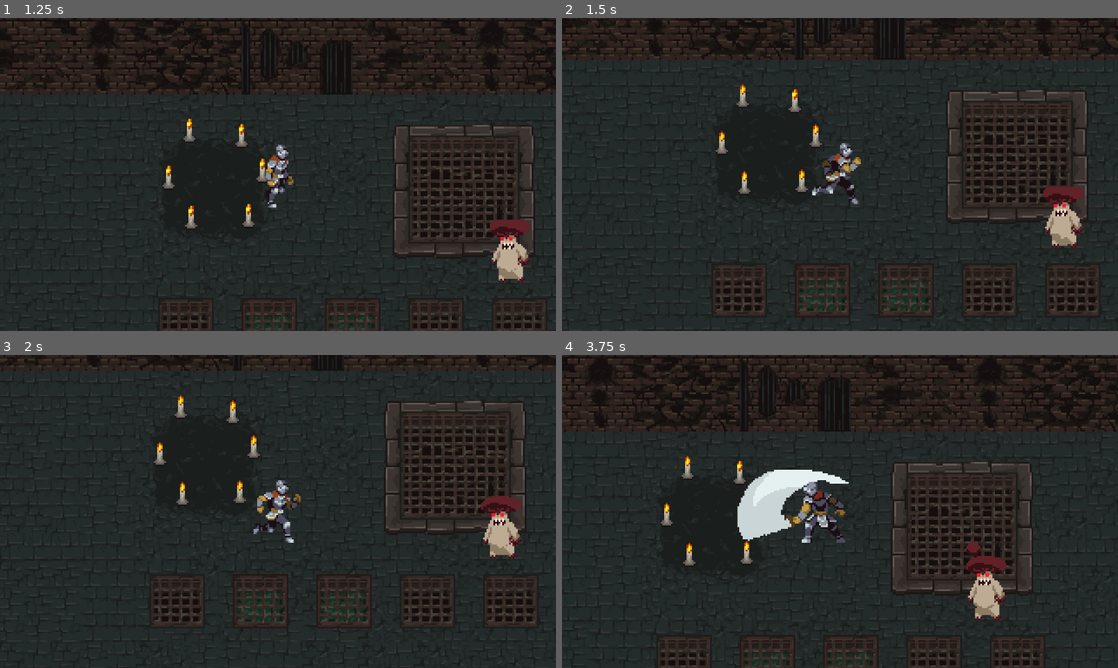
Above: before the commit, frames 1-4 (two rows, left to right).
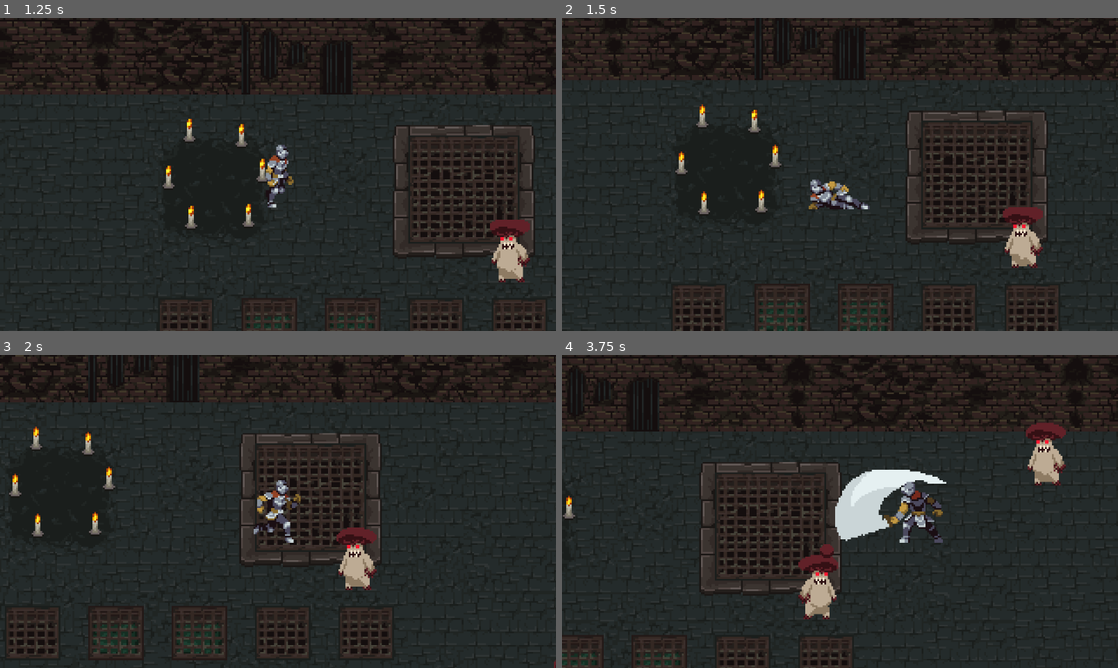
Above: after the commit, the same moments.

Repository: banyaroo26/dungeon-prototype
Game: Godot game, scene res://world.tscn
Same seed, same stepped clock (60 frames per second), same inputs: the game is played once before the commit and once after it.
Inputs (mouse positions are in pixels of both pictures, inside the frame that each line leads up to):
- Up to frame 1 (1.25 s): move the mouse to (400, 158) at 0.52 s; hold D (right) from 0.53 s (still down); click (400, 158) at 0.6 s; tap Shift (slide, bound only after the commit) at 0.8 s
- Up to frame 2 (1.5 s): move the mouse to (728, 190) at 1.27 s; release D (right) at 1.28 s; hold S (down) from 1.28 s (still down); tap Shift (slide, bound only after the commit) at 1.35 s
- Up to frame 3 (2 s): keep holding S (down); click (166, 527) at 1.55 s
- Up to frame 4 (3.75 s): move the mouse to (895, 442) at 2.02 s; release S (down) at 2.03 s; hold D (right) 2.03-2.78 s; click (895, 442) at 2.1 s; tap Shift (slide, bound only after the commit) at 2.3, 2.85 s; move the mouse to (812, 574) at 2.77 s; hold W (up) 2.78-3.53 s; click (812, 574) at 3.05 s; move the mouse to (1006, 558) at 3.52 s; hold A (left) from 3.53 s (still down); click (1006, 558) at 3.6 s

Frame 1 is identical in both runs. In frame 2, 16% of the frame differs, in the area x 0-100%, y 0-100%; in frame 3, 17%; in frame 4, 20%.

Commit message:
adds sliding and music

Diff:
--- a/Scripts/character.gd
+++ b/Scripts/character.gd
@@ -7,14 +7,21 @@
 @onready var hurt_sprite   = get_node("HurtSprite")
 @onready var die_sprite    = get_node("DieSprite")
 
+# body collision shape of character
 @onready var damage_coll  = get_node("CollisionShape2D")
+
+# attack collision area of character
 @onready var attack_area  = get_node("Area2D")
+# attack collision shape of character
 @onready var attack_coll  = attack_area.get_node("CollisionShape2D")
 
 var health
 var damage
+var right_flipped
 var continue_process = true
 
+# if body collision shape enters attack collison area,
+# body gets damaged, damage value is from attack area owner
 func _on_area_2d_body_entered(body):
 	body.takeDamage(damage)
 
@@ -29,6 +36,7 @@
 	reduceHealth(damage)
 	getHurt()
 
+# plays idle animation after hurt animation is done
 func getHurtAfter():
 	continue_process = true
 	playIdle()
@@ -121,6 +129,7 @@
 	hurt_sprite.flip_h = false
 	die_sprite.flip_h = false
 	attack_area.scale.x = 1
+	right_flipped = true
 
 func flipLeft():
 	run_sprite.flip_h = true
@@ -129,3 +138,4 @@
 	hurt_sprite.flip_h = true
 	die_sprite.flip_h = true
 	attack_area.scale.x = -1
+	right_flipped = false
--- a/Scripts/player.gd
+++ b/Scripts/player.gd
@@ -1,6 +1,11 @@
 class_name Player extends Character
 
+@onready var slide_sprite = get_node("SlideSprite")
+@onready var slide_timer = get_node("SlideTimer")
+
 const SPEED = 100
+const SLIDE_SPEED = 200
+var sliding = false
 
 func takeDamage(damage):
 	super.reduceHealth(damage)
@@ -20,8 +25,37 @@
 
 func _process(delta):
 	super._process(delta)
+
+	if sliding:
+		if(right_flipped):
+			velocity = Vector2(1,0).normalized() * SLIDE_SPEED
+			move_and_slide()
+		else:
+			velocity = Vector2(-1,0).normalized() * SLIDE_SPEED
+			move_and_slide()
+
 	if continue_process:
-		if Input.is_action_pressed("right"):
+		if Input.is_action_pressed("right") && Input.is_action_pressed("up"):
+			enableRun()
+			velocity = Vector2(1,-1).normalized() * SPEED
+			flipRight()
+			animation.play("run")
+		elif Input.is_action_pressed("right") && Input.is_action_pressed("down"):
+			enableRun()
+			velocity = Vector2(1,1).normalized() * SPEED
+			flipRight()
+			animation.play("run")
+		elif Input.is_action_pressed("left") && Input.is_action_pressed("up"):
+			enableRun()
+			velocity = Vector2(-1,-1).normalized() * SPEED
+			flipLeft()
+			animation.play("run")
+		elif Input.is_action_pressed("left") && Input.is_action_pressed("down"):
+			enableRun()
+			velocity = Vector2(-1,1).normalized() * SPEED
+			flipLeft()
+			animation.play("run")
+		elif Input.is_action_pressed("right"):
 			enableRun()
 			velocity = Vector2(1,0).normalized() * SPEED
 			flipRight()
@@ -47,4 +81,70 @@
 		if Input.is_action_just_pressed("attack"):
 			executeAttack()
 
+		if Input.is_action_just_pressed("slide"):
+			executeSlide()
+
 		move_and_slide()
+
+func enableAttack():
+	super.enableAttack()
+	slide_sprite.visible = false
+
+func enableHurt():
+	super.enableHurt()
+	slide_sprite.visible = false
+
+func enableDie():
+	super.enableDie()
+	slide_sprite.visible = false
+
+func enableIdle():
+	super.enableIdle()
+	slide_sprite.visible = false
+
+func enableRun():
+	super.enableRun()
+	slide_sprite.visible = false
+
+func enableSlide():
+	die_sprite.visible = false
+	hurt_sprite.visible = false
+	attack_sprite.visible = false
+	idle_sprite.visible = false
+	run_sprite.visible = false
+	slide_sprite.visible = true
+
+func playSlide():
+	enableSlide()
+	animation.play("slide")
+
+func executeSlide():
+	continue_process = false
+	sliding = true
+	playSlide()
+	slide_timer.start()
+
+# while slide_timer is running
+func _on_animation_player_animation_finished(x):
+	# after slide animation is done, 2 frames will be looped until
+	# slide_timer ends
+	if(x == "slide"):
+		animation.play("slideloop")
+
+# when slide_timer ends
+func _on_slide_timer_timeout():
+	sliding = false
+	animation.play("slideend")
+
+# after slideends animation is done
+func executeSlideAfter():
+	continue_process = true
+	pass
+
+func flipRight():
+	super.flipRight();
+	slide_sprite.flip_h = false
+
+func flipLeft():
+	super.flipLeft()
+	slide_sprite.flip_h = true
--- /dev/null
+++ b/bat.tscn
@@ -0,0 +1,94 @@
+[gd_scene load_steps=7 format=3 uid="uid://ce738r42vpbit"]
+
+[ext_resource type="Texture2D" uid="uid://c7e3buljsqh0d" path="res://Assets/batIdle.png" id="2_qo1as"]
+
+[sub_resource type="GDScript" id="GDScript_yimbe"]
+script/source = "class_name Bat extends AirBorne
+
+func _ready():
+	const SPEED = 30
+	health = 10
+	damage = 10
+"
+
+[sub_resource type="Animation" id="Animation_tkw3f"]
+resource_name = "IdleLeft"
+length = 0.8
+tracks/0/type = "value"
+tracks/0/imported = false
+tracks/0/enabled = true
+tracks/0/path = NodePath("IdleRightSprite:frame")
+tracks/0/interp = 1
+tracks/0/loop_wrap = true
+tracks/0/keys = {
+"times": PackedFloat32Array(0, 0.1, 0.2, 0.3, 0.4, 0.5, 0.6, 0.7),
+"transitions": PackedFloat32Array(1, 1, 1, 1, 1, 1, 1, 1),
+"update": 1,
+"values": [0, 1, 2, 3, 4, 5, 6, 7]
+}
+
+[sub_resource type="Animation" id="Animation_shwak"]
+resource_name = "IdleRight"
+length = 0.8
+loop_mode = 1
+tracks/0/type = "value"
+tracks/0/imported = false
+tracks/0/enabled = true
+tracks/0/path = NodePath("IdleRightSprite:frame")
+tracks/0/interp = 1
+tracks/0/loop_wrap = true
+tracks/0/keys = {
+"times": PackedFloat32Array(0, 0.1, 0.2, 0.3, 0.4, 0.5, 0.6, 0.7),
+"transitions": PackedFloat32Array(1, 1, 1, 1, 1, 1, 1, 1),
+"update": 0,
+"values": [0, 1, 2, 3, 4, 5, 6, 7]
+}
+tracks/1/type = "value"
+tracks/1/imported = false
+tracks/1/enabled = true
+tracks/1/path = NodePath("IdleRightSprite:visible")
+tracks/1/interp = 1
+tracks/1/loop_wrap = true
+tracks/1/keys = {
+"times": PackedFloat32Array(0),
+"transitions": PackedFloat32Array(1),
+"update": 1,
+"values": [true]
+}
+
+[sub_resource type="Animation" id="Animation_0amoi"]
+length = 0.001
+tracks/0/type = "value"
+tracks/0/imported = false
+tracks/0/enabled = true
+tracks/0/path = NodePath("IdleRightSprite:frame")
+tracks/0/interp = 1
+tracks/0/loop_wrap = true
+tracks/0/keys = {
+"times": PackedFloat32Array(0),
+"transitions": PackedFloat32Array(1),
+"update": 0,
+"values": [0]
+}
+
+[sub_resource type="AnimationLibrary" id="AnimationLibrary_2kuv7"]
+_data = {
+"IdleLeft": SubResource("Animation_tkw3f"),
+"IdleRight": SubResource("Animation_shwak"),
+"RESET": SubResource("Animation_0amoi")
+}
+
+[node name="bat" type="CharacterBody2D"]
+script = SubResource("GDScript_yimbe")
+
+[node name="IdleRightSprite" type="Sprite2D" parent="."]
+texture_filter = 1
+texture = ExtResource("2_qo1as")
+flip_h = true
+hframes = 8
+metadata/_edit_group_ = true
+
+[node name="AnimationPlayer" type="AnimationPlayer" parent="."]
+libraries = {
+"": SubResource("AnimationLibrary_2kuv7")
+}
--- a/player.tscn
+++ b/player.tscn
@@ -6,6 +6,7 @@
 [ext_resource type="Texture2D" uid="uid://sbslesdd5wmq" path="res://Assets/playerAttack.png" id="4_ma74k"]
 [ext_resource type="Texture2D" uid="uid://bx7du58h0nune" path="res://Assets/playerHurt.png" id="5_wsgif"]
 [ext_resource type="Texture2D" uid="uid://dsb0q0eihs2dt" path="res://Assets/playerDie.png" id="6_t7mla"]
+[ext_resource type="Texture2D" uid="uid://bctyt3cek3utd" path="res://Assets/playerSlide.png" id="7_vgbfr"]
 
 [sub_resource type="RectangleShape2D" id="RectangleShape2D_ji66u"]
 size = Vector2(29, 32)
@@ -82,6 +83,18 @@
 "times": PackedFloat32Array(0),
 "transitions": PackedFloat32Array(1),
 "update": 1,
+"values": [0]
+}
+tracks/6/type = "value"
+tracks/6/imported = false
+tracks/6/enabled = true
+tracks/6/path = NodePath("SlideSprite:frame")
+tracks/6/interp = 1
+tracks/6/loop_wrap = true
+tracks/6/keys = {
+"times": PackedFloat32Array(0),
+"transitions": PackedFloat32Array(1),
+"update": 0,
 "values": [0]
 }
 
@@ -221,6 +234,93 @@
 "values": [0, 1, 2, 3, 4, 5, 6, 7, 8, 9]
 }
 
+[sub_resource type="Animation" id="Animation_u850r"]
+resource_name = "slide"
+length = 0.2
+tracks/0/type = "value"
+tracks/0/imported = false
+tracks/0/enabled = true
+tracks/0/path = NodePath("SlideSprite:frame")
+tracks/0/interp = 1
+tracks/0/loop_wrap = true
+tracks/0/keys = {
+"times": PackedFloat32Array(0, 0.1, 0.2),
+"transitions": PackedFloat32Array(1, 1, 1),
+"update": 0,
+"values": [0, 1, 2]
+}
+tracks/1/type = "value"
+tracks/1/imported = false
+tracks/1/enabled = true
+tracks/1/path = NodePath("CollisionShape2D:disabled")
+tracks/1/interp = 1
+tracks/1/loop_wrap = true
+tracks/1/keys = {
+"times": PackedFloat32Array(0),
+"transitions": PackedFloat32Array(1),
+"update": 1,
+"values": [true]
+}
+
+[sub_resource type="Animation" id="Animation_wwtsr"]
+resource_name = "slideend"
+length = 0.1
+loop_mode = 1
+tracks/0/type = "value"
+tracks/0/imported = false
+tracks/0/enabled = true
+tracks/0/path = NodePath("SlideSprite:frame")
+tracks/0/interp = 1
+tracks/0/loop_wrap = true
+tracks/0/keys = {
+"times": PackedFloat32Array(0),
+"transitions": PackedFloat32Array(1),
+"update": 1,
+"values": [3]
+}
+tracks/1/type = "method"
+tracks/1/imported = false
+tracks/1/enabled = true
+tracks/1/path = NodePath(".")
+tracks/1/interp = 1
+tracks/1/loop_wrap = true
+tracks/1/keys = {
+"times": PackedFloat32Array(0.1),
+"transitions": PackedFloat32Array(1),
+"values": [{
+"args": [],
+"method": &"executeSlideAfter"
+}]
+}
+tracks/2/type = "value"
+tracks/2/imported = false
+tracks/2/enabled = true
+tracks/2/path = NodePath("CollisionShape2D:disabled")
+tracks/2/interp = 1
+tracks/2/loop_wrap = true
+tracks/2/keys = {
+"times": PackedFloat32Array(0.1),
+"transitions": PackedFloat32Array(1),
+"update": 1,
+"values": [false]
+}
+
+[sub_resource type="Animation" id="Animation_veuyi"]
+resource_name = "slideloop"
+length = 0.2
+tracks/0/type = "value"
+tracks/0/imported = false
+tracks/0/enabled = true
+tracks/0/path = NodePath("SlideSprite:frame")
+tracks/0/interp = 1
+tracks/0/loop_wrap = true
+tracks/0/keys = {
+"times": PackedFloat32Array(0, 0.1),
+"transitions": PackedFloat32Array(1, 1),
+"update": 0,
+"values": [1, 2]
+}
+
 [sub_resource type="AnimationLibrary" id="AnimationLibrary_nevj4"]
 _data = {
 "RESET": SubResource("Animation_bvvrf"),
@@ -228,7 +328,10 @@
 "die": SubResource("Animation_ciukc"),
 "hurt": SubResource("Animation_jc3mc"),
 "idle": SubResource("Animation_t7a8r"),
-"run": SubResource("Animation_n4jct")
+"run": SubResource("Animation_n4jct"),
+"slide": SubResource("Animation_u850r"),
+"slideend": SubResource("Animation_wwtsr"),
+"slideloop": SubResource("Animation_veuyi")
 }
 
 [sub_resource type="CapsuleShape2D" id="CapsuleShape2D_7vs11"]
@@ -268,10 +371,17 @@
 texture = ExtResource("5_wsgif")
 
 [node name="DieSprite" type="Sprite2D" parent="."]
+visible = false
 texture_filter = 1
 position = Vector2(6, -19)
 texture = ExtResource("6_t7mla")
 hframes = 10
+
+[node name="SlideSprite" type="Sprite2D" parent="."]
+texture_filter = 1
+position = Vector2(-4, -20)
+texture = ExtResource("7_vgbfr")
+hframes = 4
 
 [node name="Area2D" type="Area2D" parent="."]
 rotation = -6.28319
@@ -291,4 +401,10 @@
 position = Vector2(-1, 0)
 shape = SubResource("CapsuleShape2D_7vs11")
 
+[node name="SlideTimer" type="Timer" parent="."]
+wait_time = 0.4
+one_shot = true
+
 [connection signal="body_entered" from="Area2D" to="." method="_on_area_2d_body_entered"]
+[connection signal="animation_finished" from="AnimationPlayer" to="." method="_on_animation_player_animation_finished"]
+[connection signal="timeout" from="SlideTimer" to="." method="_on_slide_timer_timeout"]
--- a/project.godot
+++ b/project.godot
@@ -48,3 +48,8 @@
 "events": [Object(InputEventMouseButton,"resource_local_to_scene":false,"resource_name":"","device":-1,"window_id":0,"a …(256 unchanged characters)…
 ]
 }
+slide={
+"deadzone": 0.5,
+"events": [Object(InputEventKey,"resource_local_to_scene":false,"resource_name":"","device":0,"window_id":0,"alt_pressed":false,"shift_pressed":false,"ctrl_pressed":false,"meta_pressed":false,"pressed":false,"keycode":0,"physical_keycode":4194325,"key_label":0,"unicode":0,"echo":false,"script":null)
+]
+}
--- a/world.tscn
+++ b/world.tscn
@@ -3,8 +3,8 @@
 [ext_resource type="PackedScene" uid="uid://ybitoy85gtrk" path="res://player.tscn" id="1_b4fx3"]
 [ext_resource type="Script" path="res://Scripts/world.gd" id="1_q3oj8"]
 [ext_resource type="PackedScene" uid="uid://bw3huntaakxk7" path="res://mushroom.tscn" id="2_73aso"]
-[ext_resource type="AudioStream" uid="uid://hxhke4322pw2" path="res://Music/DarkCavern_PhoneHome.wav" id="3_shtkv"]
 [ext_resource type="Texture2D" uid="uid://bt2updhgs36r7" path="res://TileMaps/mainlevbuild.png" id="4_fh5t3"]
+[ext_resource type="AudioStream" uid="uid://bxhc3df66purc" path="res://Music/Tales of Olden Times.wav" id="4_idtru"]
 [ext_resource type="Texture2D" uid="uid://bgc7bxomg7kid" path="res://TileMaps/decorative.png" id="5_15dbg"]
 [ext_resource type="Texture2D" uid="uid://c1vxk42lvjqur" path="res://TileMaps/candleA_01.png" id="5_pxyia"]
 [ext_resource type="Texture2D" uid="uid://cb8h8ii03cc22" path="res://TileMaps/candleA_04.png" id="6_f2vx2"]
@@ -127,7 +127,7 @@
 editor_draw_limits = true
 
 [node name="AudioStreamPlayer" type="AudioStreamPlayer" parent="."]
-stream = ExtResource("3_shtkv")
+stream = ExtResource("4_idtru")
 autoplay = true
 
 [node name="candle1" type="AnimatedSprite2D" parent="."]
Binary file added: Assets/playerSlide.png
Not shown, added: Assets/playerSlide.png.import
Not shown, added: Music/Tales of Olden Times.wav.import
Not shown: 1 places in player.tscn that only renumber resources
Not shown, added: Music/Tales of Olden Times.mp3
Not shown, added: Music/Tales of Olden Times.wav
Not shown, changed: README.MD
Not shown, added: pla2B1A.tmp
Not shown, added: plaF0BC.tmp
